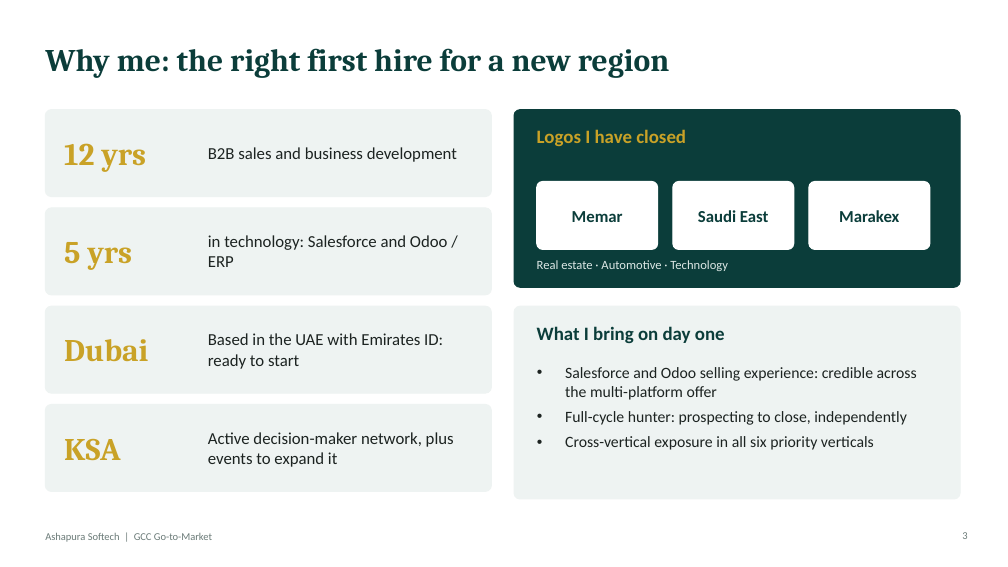
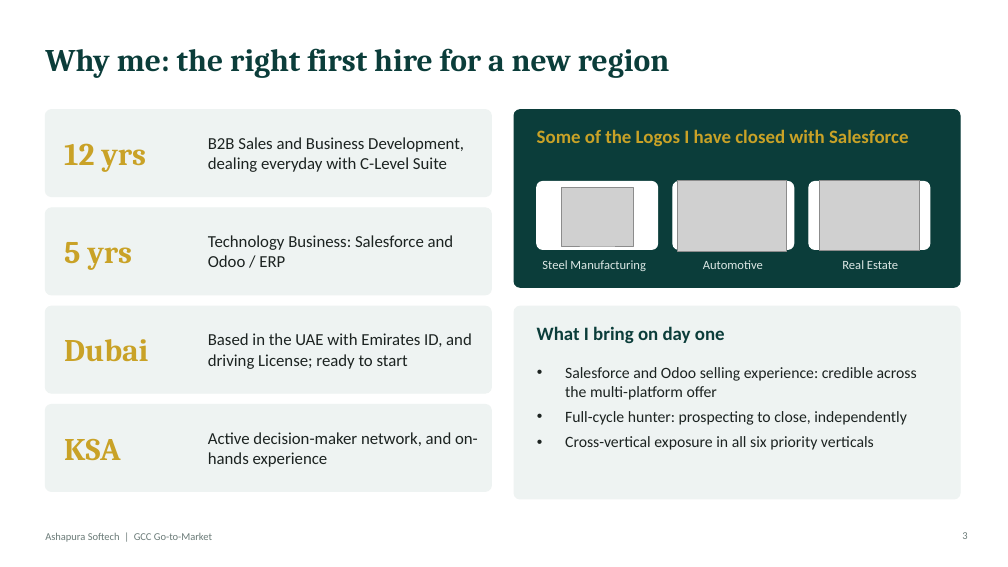
Before and after one commit to bassemgm90-dot/Outbound-leads-, a slide deck: slide 3 of Bassem_Gamal_-_GCC_GTM_Ashapura.pptx. Drawn at 1008x567 pixels with LibreOffice and Linux fonts; fonts in the diff are those of the drawing; grey boxes stand for pictures; background and template pictures are left out. Boxes give left, top, right and bottom in pixels: in the first picture for what was removed or moved away, otherwise in the second. Text is boxed around its words. In the diff, an @@ line names an element or a change of style, - is before the commit and + after.

```diff
--- a/Bassem_Gamal_-_GCC_GTM_Ashapura.pptx
+++ b/Bassem_Gamal_-_GCC_GTM_Ashapura.pptx
@@ text at <box>208,137,464,172</box>: text changed @@
-B2B sales and business development
+B2B Sales and Business Development, dealing everyday with C-Level Suite
@@ text at <box>537,129,908,146</box>: text changed @@
-Logos I have closed
+Some of the Logos I have closed with Salesforce
@@ picture added at <box>562,188,634,247</box> @@
@@ picture added at <box>678,180,787,251</box> @@
@@ picture added at <box>820,180,920,250</box> @@
@@ text at <box>208,235,454,267</box>: text changed @@
-in technology: Salesforce and Odoo / ERP
+Technology Business: Salesforce and Odoo / ERP
@@ text removed at <box>572,211,623,222</box> @@
-Memar
@@ text removed at <box>698,210,769,222</box> @@
-Saudi East
@@ text removed at <box>839,210,899,222</box> @@
-Marakex
@@ text at <box>542,260,898,271</box>: text changed @@
-Real estate · Automotive · Technology
+Steel Manufacturing Automotive Real Estate
@@ text at <box>208,333,472,369</box>: text changed @@
-Based in the UAE with Emirates ID: ready to start
+Based in the UAE with Emirates ID, and driving License; ready to start
@@ text at <box>208,432,478,467</box>: text changed @@
-Active decision-maker network, plus events to expand it
+Active decision-maker network, and on-hands experience
```
Also in this commit, not shown: 9 other slides changed, 1 slide removed.
